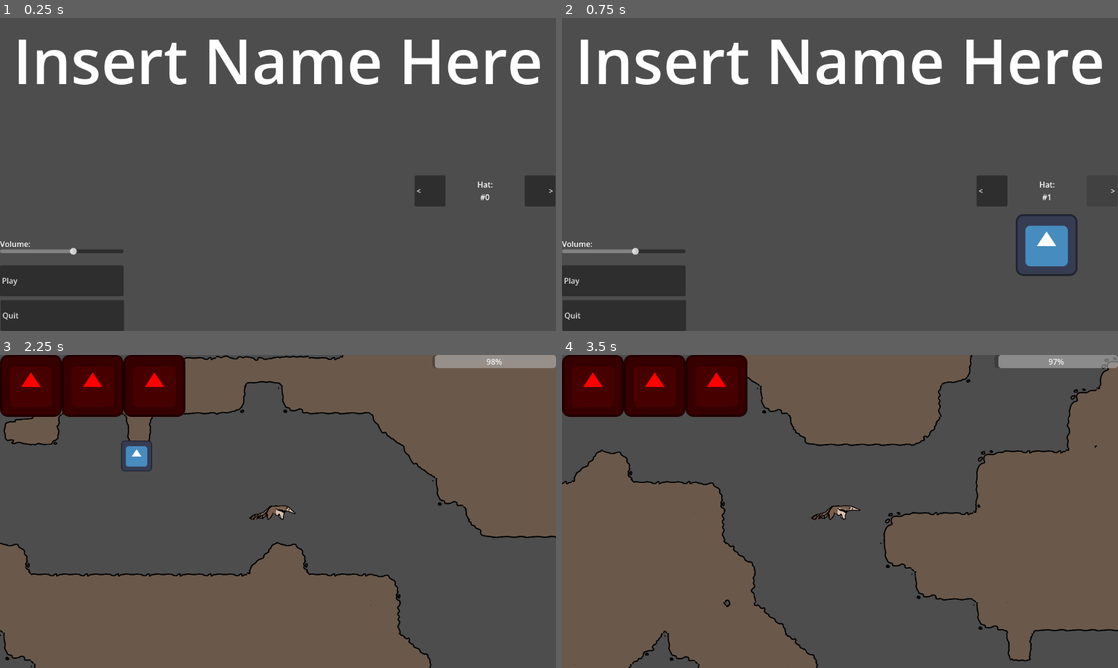
Above: before the commit, frames 1-4 (two rows, left to right).
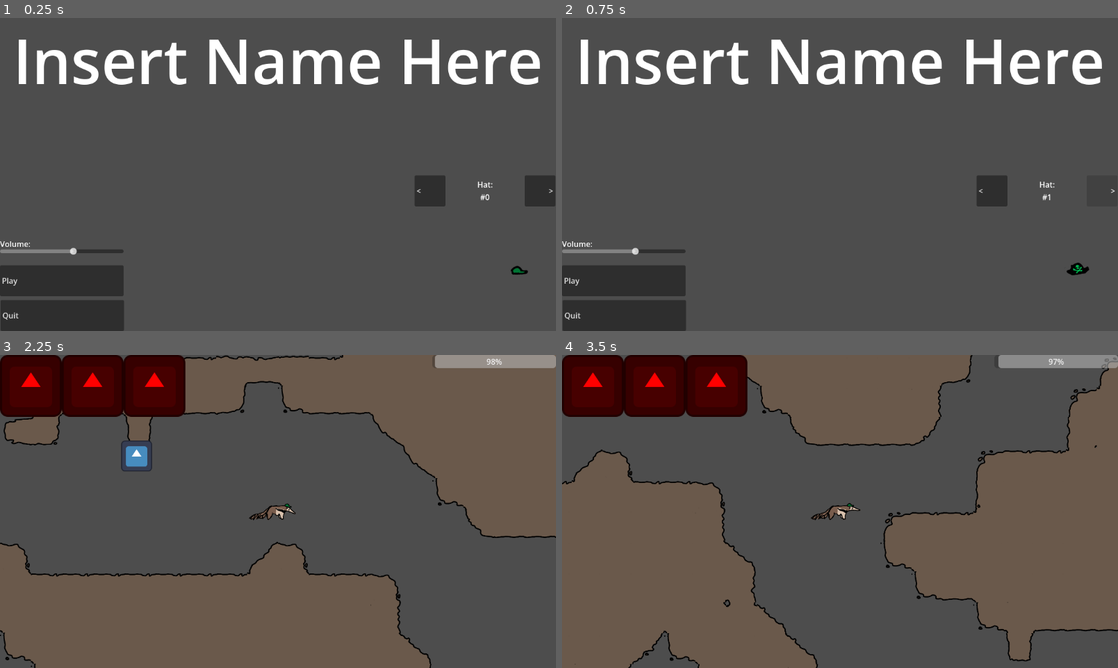
Above: after the commit, the same moments.

Repository: IncrediblyCreativeUsername/Team-Indecisive-Cutthroat-2026
Game: Godot game, scene res://UI/MainMenu.tscn
Two runs of this game, one before a commit and one after it. Both use one fixed random seed, a clock stepped at 60 frames per second and the inputs below. The engine's default icon, where the game draws it, is replaced by a stand-in: a white triangle on a blue panel in a dark square.
Inputs (mouse positions are in pixels of both pictures, inside the frame that each line leads up to):
- Up to frame 1 (0.25 s): no input
- Up to frame 2 (0.75 s): click ">" at 0.5 s
- Up to frame 3 (2.25 s): click "<" at 1.25 s; click "Play" at 2 s
- Up to frame 4 (3.5 s): move the mouse to (962, 495) at 2.77 s; hold D (MOVE_RIGHT) from 2.78 s (still down); hold W (JUMP) from 2.78 s (still down); click (962, 495) at 2.85 s

The runs differ from the first frame. In frame 1, less than 0.1% of the frame differs, in the area x 91-95%, y 79-82%; in frame 2, 1.4%, in the area x 81-95%, y 62-83%; in frame 3, less than 0.1%; in frame 4, less than 0.1%.

Commit message:
Player Hat Position and Flips

Diff:
--- a/Art/Characters/Animation/anteater_default_Anim.tres
+++ b/Art/Characters/Animation/anteater_default_Anim.tres
@@ -61,7 +61,7 @@
 "texture": SubResource("AtlasTexture_6ysni")
 }],
 "loop": true,
-"name": &"stand_toungue",
+"name": &"stand_tongue",
 "speed": 5.0
 }, {
 "frames": [{
@@ -89,6 +89,6 @@
 "texture": SubResource("AtlasTexture_5wa8t")
 }],
 "loop": true,
-"name": &"walk_tounge",
+"name": &"walk_tongue",
 "speed": 5.0
 }]
--- /dev/null
+++ b/Art/HatRes/Cap.tres
@@ -0,0 +1,51 @@
+[gd_resource type="SpriteFrames" format=3 uid="uid://bvtlovk3r4ng1"]
+
+[ext_resource type="Texture2D" uid="uid://ole04ijv4b8a" path="res://Art/antgame_chars.png" id="1_4tasd"]
+
+[sub_resource type="AtlasTexture" id="AtlasTexture_4tasd"]
+atlas = ExtResource("1_4tasd")
+region = Rect2(1280, 256, 256, 128)
+
+[sub_resource type="AtlasTexture" id="AtlasTexture_sq0m8"]
+atlas = ExtResource("1_4tasd")
+region = Rect2(1024, 256, 256, 128)
+
+[resource]
+animations = [{
+"frames": [{
+"duration": 1.0,
+"texture": SubResource("AtlasTexture_4tasd")
+}],
+"loop": true,
+"name": &"jump",
+"speed": 5.0
+}, {
+"frames": [{
+"duration": 1.0,
+"texture": SubResource("AtlasTexture_sq0m8")
+}],
+"loop": true,
+"name": &"stand",
+"speed": 5.0
+}, {
+"frames": [{
+"duration": 1.0,
+"texture": SubResource("AtlasTexture_4tasd")
+}],
+"loop": true,
+"name": &"stand_tongue",
+"speed": 5.0
+}, {
+"frames": [],
+"loop": true,
+"name": &"walk",
+"speed": 5.0
+}, {
+"frames": [{
+"duration": 1.0,
+"texture": SubResource("AtlasTexture_4tasd")
+}],
+"loop": true,
+"name": &"walk_tongue",
+"speed": 5.0
+}]
--- /dev/null
+++ b/Art/HatRes/Pirate.tres
@@ -0,0 +1,54 @@
+[gd_resource type="SpriteFrames" format=3 uid="uid://bdx8gcwvf3ov"]
+
+[ext_resource type="Texture2D" uid="uid://ole04ijv4b8a" path="res://Art/antgame_chars.png" id="1_nxy2u"]
+
+[sub_resource type="AtlasTexture" id="AtlasTexture_7h3dq"]
+atlas = ExtResource("1_nxy2u")
+region = Rect2(1280, 128, 256, 128)
+
+[sub_resource type="AtlasTexture" id="AtlasTexture_kydf7"]
+atlas = ExtResource("1_nxy2u")
+region = Rect2(1024, 128, 256, 128)
+
+[resource]
+animations = [{
+"frames": [{
+"duration": 1.0,
+"texture": SubResource("AtlasTexture_7h3dq")
+}],
+"loop": true,
+"name": &"jump",
+"speed": 5.0
+}, {
+"frames": [{
+"duration": 1.0,
+"texture": SubResource("AtlasTexture_kydf7")
+}],
+"loop": true,
+"name": &"stand",
+"speed": 5.0
+}, {
+"frames": [{
+"duration": 1.0,
+"texture": SubResource("AtlasTexture_7h3dq")
+}],
+"loop": true,
+"name": &"stand_tongue",
+"speed": 5.0
+}, {
+"frames": [{
+"duration": 1.0,
+"texture": SubResource("AtlasTexture_kydf7")
+}],
+"loop": true,
+"name": &"walk",
+"speed": 5.0
+}, {
+"frames": [{
+"duration": 1.0,
+"texture": SubResource("AtlasTexture_7h3dq")
+}],
+"loop": true,
+"name": &"walk_tongue",
+"speed": 5.0
+}]
--- a/Player/Hats.tscn
+++ b/Player/Hats.tscn
@@ -1,21 +1,30 @@
-[gd_scene format=3 uid="uid://dc7gxxantt3r8"]
+[gd_scene format=3 uid="uid://d2faiy2b0xqm2"]
 
 [ext_resource type="Script" uid="uid://ct30poidubrop" path="res://Player/hats.gd" id="1_gm011"]
-[ext_resource type="Texture2D" uid="uid://dlhfkqblbvnm8" path="res://Art/Placeholder/icon.svg" id="2_kl26w"]
+[ext_resource type="SpriteFrames" uid="uid://bvtlovk3r4ng1" path="res://Art/HatRes/Cap.tres" id="2_7h3dq"]
+[ext_resource type="SpriteFrames" uid="uid://bdx8gcwvf3ov" path="res://Art/HatRes/Pirate.tres" id="3_7h3dq"]
 
 [node name="Hats" type="Node2D" unique_id=1316857142]
 script = ExtResource("1_gm011")
 
-[node name="Hat0" type="Sprite2D" parent="." unique_id=729947882]
-visible = false
+[node name="Hat1" type="AnimatedSprite2D" parent="." unique_id=98010022]
+modulate = Color(0, 0.7490196, 0.32941177, 1)
+position = Vector2(0, -1)
+sprite_frames = ExtResource("2_7h3dq")
+animation = &"stand_tongue"
 
-[node name="Hat1" type="Sprite2D" parent="." unique_id=334499436]
-visible = false
-position = Vector2(0, -64)
-texture = ExtResource("2_kl26w")
+[node name="Hat2" type="AnimatedSprite2D" parent="." unique_id=655698553]
+modulate = Color(0, 0.7490196, 0.32941177, 1)
+position = Vector2(0, -1)
+sprite_frames = ExtResource("3_7h3dq")
+animation = &"stand_tongue"
 
-[node name="Hat2" type="Sprite2D" parent="." unique_id=349237176]
-visible = false
+[node name="Hat3" type="AnimatedSprite2D" parent="." unique_id=1877250235]
 modulate = Color(0, 0.7490196, 0.32941177, 1)
-position = Vector2(0, -64)
-texture = ExtResource("2_kl26w")
+sprite_frames = ExtResource("3_7h3dq")
+animation = &"stand_tongue"
+
+[node name="Hat4" type="AnimatedSprite2D" parent="." unique_id=1340910683]
+modulate = Color(0, 0.7490196, 0.32941177, 1)
+sprite_frames = ExtResource("3_7h3dq")
+animation = &"stand_tongue"
--- a/Player/Player.tscn
+++ b/Player/Player.tscn
@@ -215,12 +215,13 @@
 frame_progress = 0.27149966
 
 [node name="CollisionShape2D" type="CollisionShape2D" parent="." unique_id=2001729725]
-position = Vector2(-5.357143, 19.642857)
+position = Vector2(-5.357143, 19.642855)
 scale = Vector2(1.773725, 1.3836911)
 shape = SubResource("RectangleShape2D_ddoul")
 
 [node name="Hats" parent="." unique_id=1316857142 instance=ExtResource("3_tok1r")]
-position = Vector2(0, -64)
+position = Vector2(-32.142857, -30.357143)
+scale = Vector2(1.523, 1.523)
 
 [node name="Tongue" type="Node2D" parent="." unique_id=1603243765]
 visible = false
--- a/Player/hats.gd
+++ b/Player/hats.gd
@@ -1,4 +1,6 @@
 extends Node2D
+
+@onready var currentHat = get_child(0)
 
 func _ready() -> void:
 	updateHat()
@@ -6,3 +8,10 @@
 func updateHat():
 	for x in Globals.hatCount:
 		get_child(x).visible = x == Globals.playerHatNum
+
+		if (x == Globals.playerHatNum):
+			currentHat = get_child(x)
+
+
+func updateAnim(animName):
+	currentHat.play(animName)
--- a/Player/player.gd
+++ b/Player/player.gd
@@ -15,6 +15,7 @@
 @onready var tongueTip := $Tongue/Area2D
 @onready var tongueCast := $Tongue/RayCast2D
 @onready var animSprite := $PlayerSprite
+@onready var Hats := $Hats
 var grabbedObject
 var isGrappling : bool = false
 var paused : bool = false
@@ -25,6 +26,7 @@
 
 func _ready():
 	animSprite.play("stand")
+	Hats.updateAnim("stand")
 	Globals.player = self
 
 func _physics_process(delta: float) -> void:
@@ -87,18 +89,23 @@
 			velocity.x += speed*60*delta
 
 			animSprite.flip_h =false
+			Hats.currentHat.flip_h = false
 			if self.is_on_floor():
 				animSprite.play("walk")
+				Hats.updateAnim("walk")
 		if Input.is_action_pressed("MOVE_LEFT") && velocity.x > -speed:
 			velocity.x -= speed*60*delta
 
 			animSprite.flip_h = true
+			Hats.currentHat.flip_h = true
 			if self.is_on_floor() && !tongueExtending:
 				animSprite.play("walk")
+				Hats.updateAnim("walk")
 
-		if velocity.x == 0 && animSprite.animation != "stand_toungue":
+		if velocity.x == 0 && animSprite.animation != "stand_tongue":
 			if self.is_on_floor() && !tongueExtending:
 				animSprite.play("stand")
+				Hats.updateAnim("stand")
 
 		#coyote time resets while on floor
 		if is_on_floor():
@@ -114,6 +121,7 @@
 				velocity.y = 0
 				velocity.y -= jumpForce
 				animSprite.play("jump")
+				Hats.updateAnim("jump")
 		else:
 			#shorter jump if not held
 			if velocity.y < 0:
@@ -129,11 +137,15 @@
 		if !tongueExtending && Input.is_action_just_pressed("GRAPPLE") && grappleCooldown <= 0:
 			tonguePivot.look_at(get_global_mouse_position())
 			tongueAnimator.play("Extend")
-			animSprite.play("stand_toungue")
+			animSprite.play("stand_tongue")
+			Hats.updateAnim("stand_tongue")
 			if (get_global_mouse_position() - global_position).rotated(PI / 2).angle() > 0:
 				animSprite.flip_h = false
+				Hats.currentHat.flip_h = false
+
 			else:
 				animSprite.flip_h = true
+				Hats.currentHat.flip_h = true
 
 		#move grabbed object
 		if grabbedObject != null && tongueExtending:
--- a/globals.gd
+++ b/globals.gd
@@ -5,7 +5,7 @@
 var mainMenuScene := "res://UI/MainMenu.tscn"
 var deathScene := "res://UI/Death.tscn"
 var playerHatNum := 0
-var hatCount := 3
+var hatCount := 4
 var hp := 3
 var hunger := 100.0
 var heldAnt := false
Binary file changed: Art/antgame_chars.png
Not shown: 1 places in Player/Player.tscn that only renumber resources
